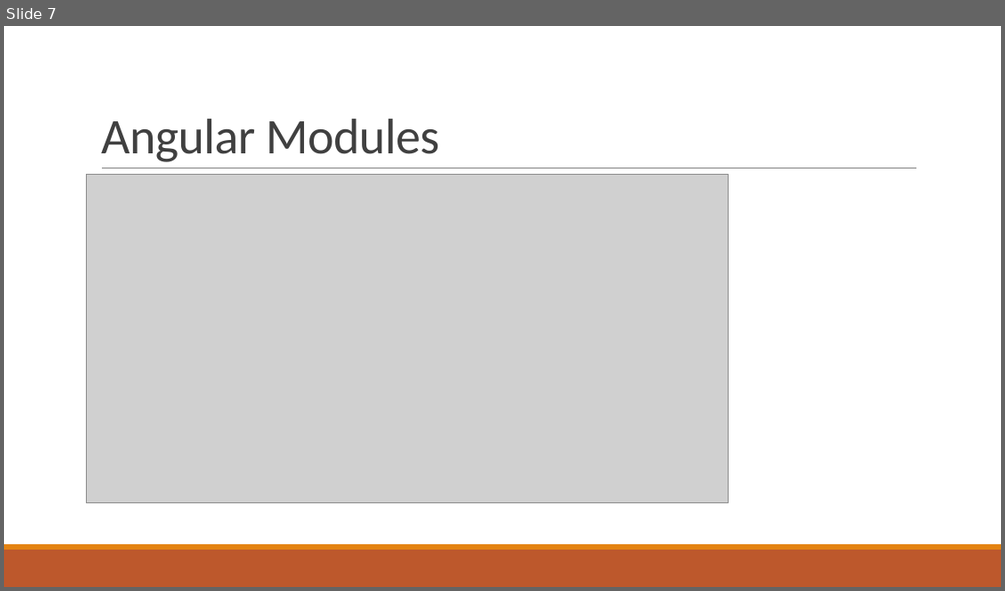
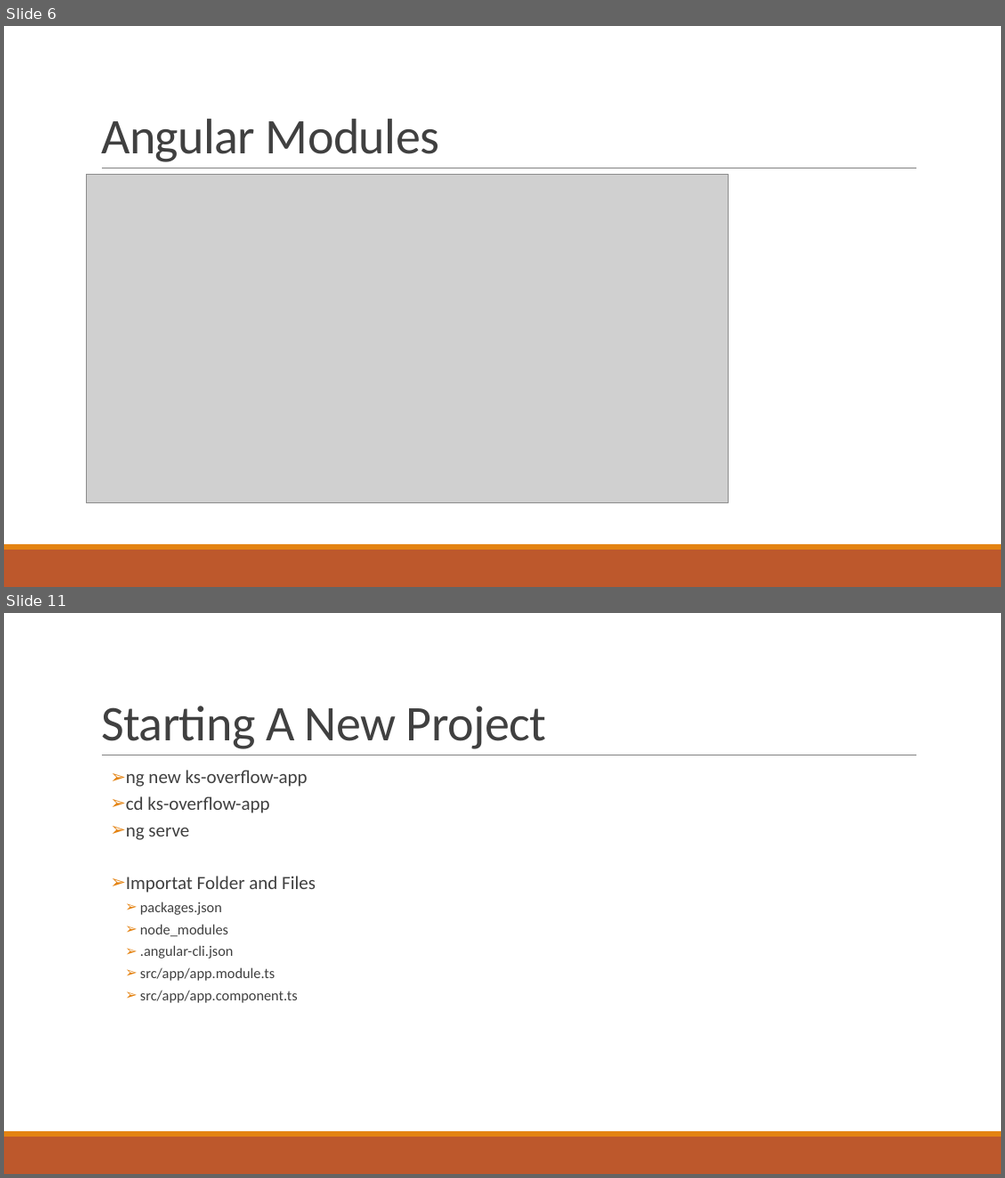
Before and after one commit to ozgurkaplan/KocAkademiAngularStarter, a slide deck: KocAkademi Angular.pptx. Shown one above the other, each under a label of ours: slide 7 before the commit, slides 6 and 11 after it; the slides between them are not shown. The pictures are 1005x591 and 1005x1178 pixels, drawn with LibreOffice and Linux fonts; fonts in the diff are those of the drawing; grey boxes stand for pictures. Boxes give left, top, right and bottom in pixels: in the first picture for what was removed or moved away, otherwise in the second. Text is boxed around its words. In the diff, an @@ line names an element or a change of style, - is before the commit and + after.

```diff
--- a/KocAkademi Angular.pptx
+++ b/KocAkademi Angular.pptx
@@ slide 11 added at (x1=4, y1=613, x2=1001, y2=1174), background #FFFFFF; not listed: 3 template elements that a slide beside it also shows @@
@@ title added at (x1=101, y1=706, x2=546, y2=749), 48 pt, text #404040 @@
+Starting A New Project
@@ text added at (x1=126, y1=770, x2=316, y2=1003), 14 pt, text #404040 @@
+  ➢ ng new ks-overflow-app
+  ➢ cd ks-overflow-app
+  ➢ ng serve
+  ➢ Importat Folder and Files
+    ➢ packages.json
+    ➢ node_modules
+    ➢ .angular-cli.json
+    ➢ src/app/app.module.ts
+    ➢ src/app/app.component.ts
@@ what was slide 7 is now slide 6 @@
```
Also in this commit, not shown: 12 other slides added, 2 slides removed.
